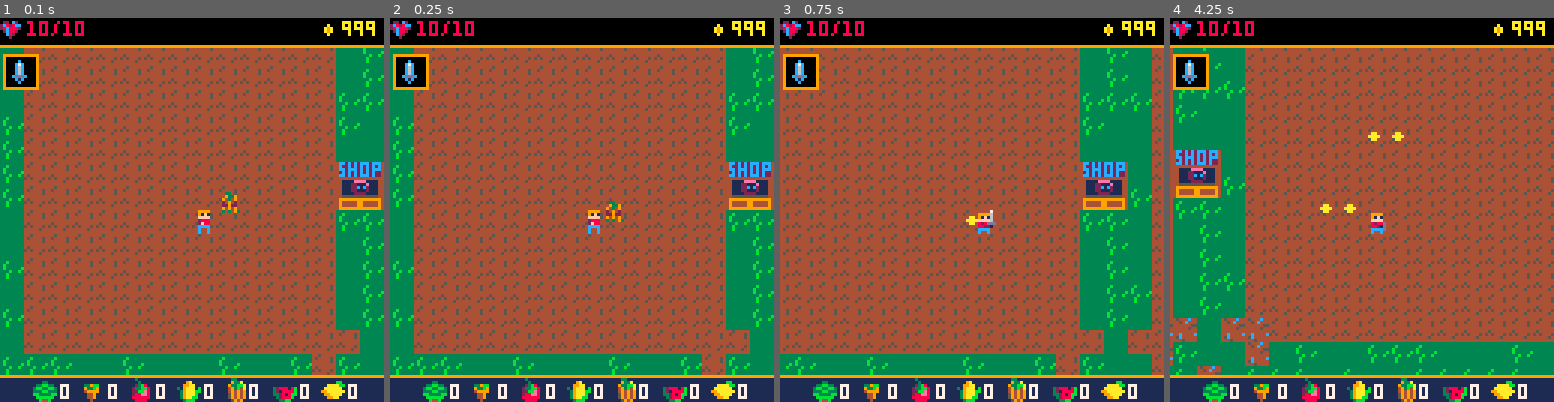
Above: before the commit, frames 1-4 (left to right).
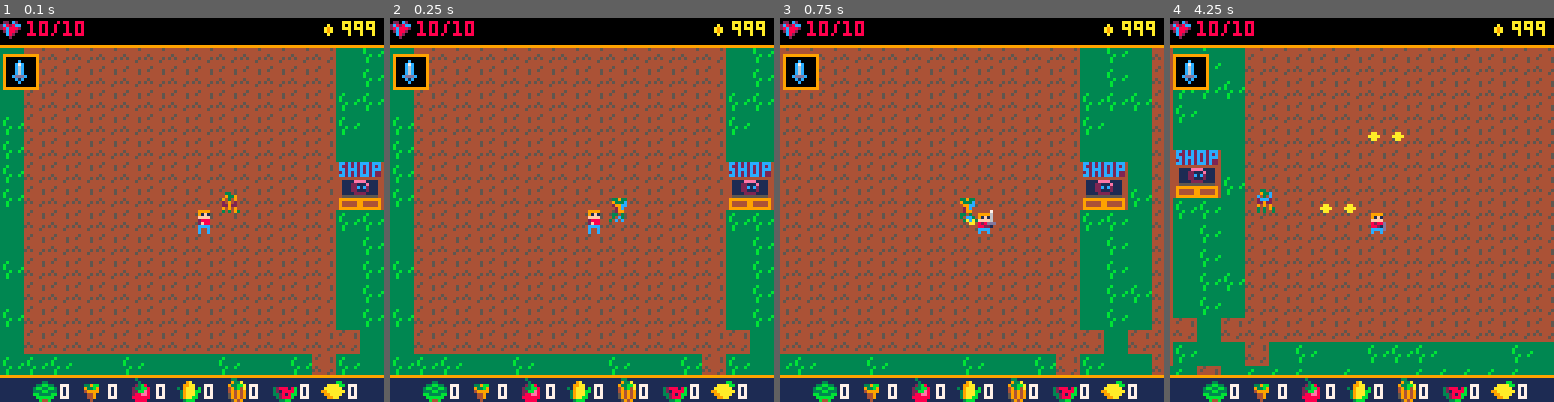
Above: after the commit, the same moments.

Repository: alexjbusch/GameJam2020
Game: PICO-8 cartridge GMTK-GameJam2020-Game/necrofarmicon.p8
Same seed, same stepped clock (60 frames per second), same inputs: the game is played once before the commit and once after it.
Inputs:
- Up to frame 1 (0.1 s): no input
- Up to frame 2 (0.25 s): no input
- Up to frame 3 (0.75 s): tap X (X key) at 0.33 s; tap O (Z key) at 0.7 s
- Up to frame 4 (4.25 s): tap X (X key) at 1.07, 1.85, 2.97, 4.08 s; hold Right 1.6-2.1 s; tap O (Z key) every 0.4 s from 1.7 to 4.1 s; hold Up 2.15-2.42 s; hold Right 2.47-3.03 s; hold Left 3.08-3.58 s; hold Down 3.63-3.97 s; hold Right from 4.02 s (still down)

Frame 1 is identical in both runs. In frame 2, 0.3% of the frame differs, in the area x 56-62%, y 46-54%; in frame 3, 0.2%; in frame 4, 0.7%, in the area x 0-28%, y 44-93%.

Commit message:
pumpkins now attack after 1 sec of animation

Diff:
--- a/GMTK-GameJam2020-Game/necrofarmicon.p8
+++ b/GMTK-GameJam2020-Game/necrofarmicon.p8
@@ -15,7 +15,7 @@
 enemies = {}
 items = {}
 
-plant_grow_time=3 --seconds
+plant_grow_time=15 --seconds
 plant_death_time=5--seconds
 delta_time = 1/60 --time since last frame
 --note that delta_time is 1/30
@@ -23,9 +23,9 @@
 corr_seed_pos={x=15*8,y=15*8}
 -- the position in pixels of the
 -- corruption seed on the map
-corruption_range=1--tiles
+corruption_range=2--tiles
 corruption_timer=0
-time_till_next_corruption = 2
+time_till_next_corruption = 30
 
 boundary_x =256
 boundary_y =256
@@ -97,6 +97,24 @@
 
 function corrupt_dirt()
  corruption_timer+=delta_time
+ mset(65,65,100)
+ if corruption_timer/10 ==1 then
+
+  local tile_x =0
+  local tile_y =0
+  while tile_x < 32 do
+   while tile_y < 32 do
+     if mget(tile_x,tile_y) == 98 then
+      if rnd(10) == 1 then
+       mset(tile_x,tile_y,100)
+      end
+     end
+    tile_y+=1
+   end
+   tile_y=0
+   tile_x+=1
+  end
+ end
  --seconds till next corruption
  if corruption_timer>time_till_next_corruption then
   local x = corr_seed_pos.x/8
@@ -674,9 +692,12 @@
 tomato_idle = make_anim(60,{102,103})
 carrot_idle = make_anim(60,{104,104})
 lettuce_idle = make_anim(60,{106,107})
+lettuce_attack = make_anim(10,{122,123})
 corn_idle = make_anim(60,{110,111})
 pumpkin_idle = make_anim(60,{130,131})
+pumpkin_attack = make_anim(30,{120,121})
 lemon_explode = make_anim(60,{132,133,148,149})
+
 
 function create_enemy(xin,yin,class_in,target_in)
 enemy = {
@@ -694,6 +715,7 @@
 dead=false,
 cur_moveanim=carrot_idle,
 state="idle",
+attack_cooldown_timer = 0,
 init=function(self)
  if self.class == "tomato" then
   self.sprite=76
@@ -716,7 +738,28 @@
   if self.state == "idle" then
    self.cur_moveanim = pumpkin_idle
   end
-  self:move_toward_target()
+  if self.state == "idle" then
+   if distance(player.x+4,player.y+4,self.x+4,self.y+4)
+    >= 9 then
+   self:move_toward_target()
+
+   else
+    self.state ="attacking"
+    self.cur_moveanim = pumpkin_attack
+   end
+  elseif self.state == "attacking" then
+   if self.attack_cooldown_timer < 1 then
+    self.attack_cooldown_timer+=delta_time
+   else
+    self.attack_cooldown_timer=0
+    if distance(player.x+4,player.y+4,self.x+4,self.y+4)
+    <= 9 then
+     player.hp-=1
+    end
+    self.cur_moveanim = pumpkin_idle
+    self.state = "idle"
+   end
+  end
  elseif self.class == "lettuce" then
   if self.state == "idle" then
    self.cur_moveanim = lettuce_idle
@@ -766,13 +809,22 @@
  end
 end,
 stab_outwards=function(self)
+ if self.state == "attacking" then
+  self.cur_moveanim = lettuce_attack
+  if self.attack_cooldown_timer < 1 then
+   self.attack_cooldown_timer+=delta_time
+  else
+    if distance(player.x+4,player.y+4,self.x+4,self.y+4)
+    <= 15 then
+     player.hp-=1
+    end
+    self.state="idle"
+    self.attack_cooldown_timer=0
+  end
+ end
  if distance(player.x+4,player.y+4,self.x+4,self.y+4)
  <= 15 then
-  player.hp-=1
-  --do animation and damage
-  --player if they're still
-  --within this distance
-  --at the end of the anim
+  self.state = "attacking"
  end
 end
 }
